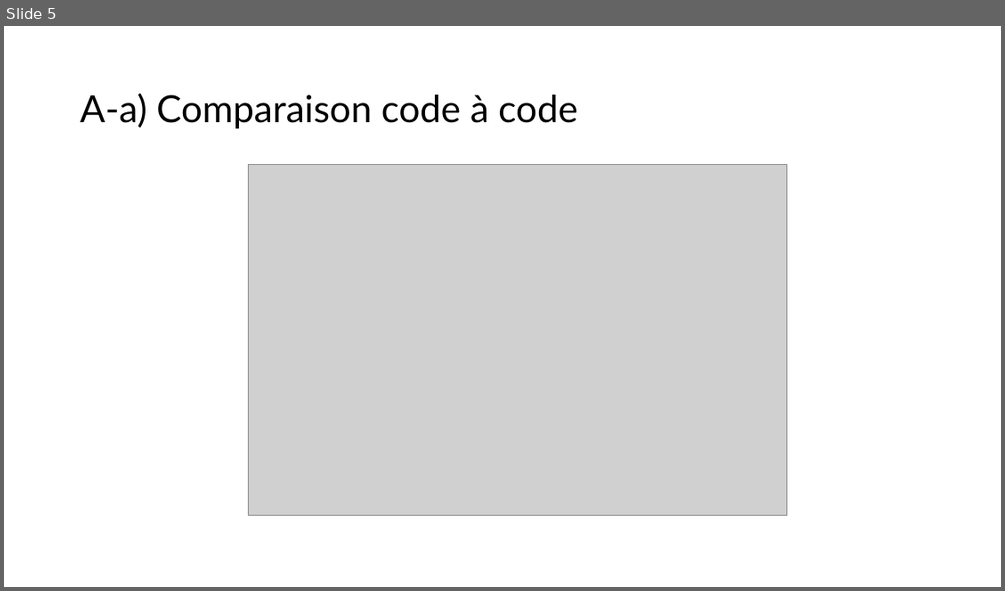
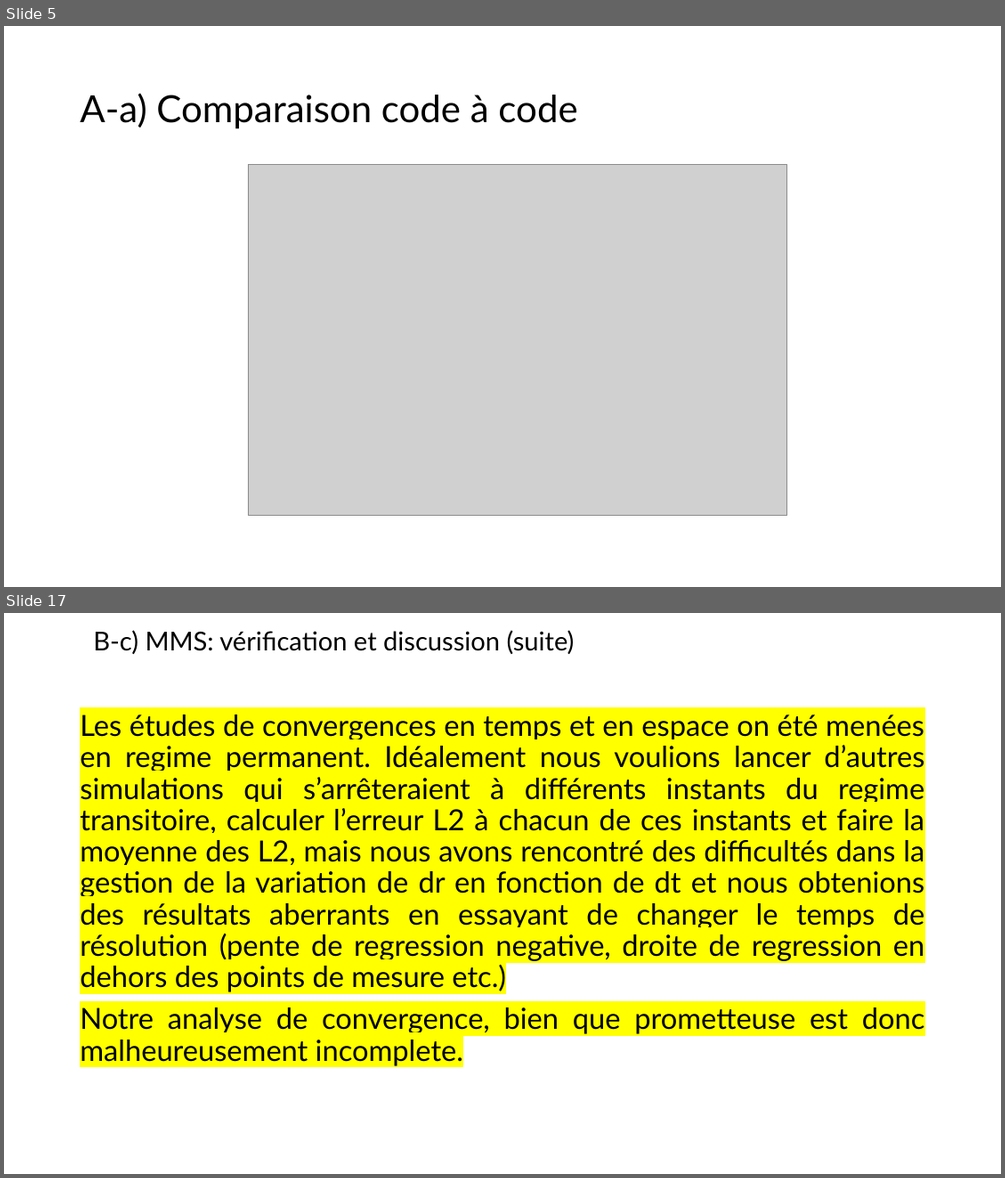
Before and after one commit to mehdibendaya/MEC8211DEV2, a slide deck: Devoir_2.pptx. Shown one above the other, each under a label of ours: slide 5 before the commit, slides 5 and 17 after it; the slides between them are not shown. The pictures are 1005x591 and 1005x1178 pixels, drawn with LibreOffice and Linux fonts; fonts in the diff are those of the drawing; grey boxes stand for pictures. Boxes give left, top, right and bottom in pixels: in the first picture for what was removed or moved away, otherwise in the second. Text is boxed around its words. In the diff, an @@ line names an element or a change of style, - is before the commit and + after.

```diff
--- a/Devoir_2.pptx
+++ b/Devoir_2.pptx
@@ slide 17 added at bbox=[4, 613, 1001, 1174], background #FFFFFF @@
@@ text added at bbox=[93, 630, 574, 654], 25 pt, text #000000 @@
+B-c) MMS: vérification et discussion (suite)
@@ text added at bbox=[80, 714, 925, 1066], 28 pt, text #000000 @@
+Les études de convergences en temps et en espace on été menées en regime permanent. Idéalement nous voulions lancer d’autres simulations qui s’arrêteraient à différents instants du regime transitoire, calculer l’erreur L2 à chacun de ces instants et faire la moyenne des L2, mais nous avons rencontré des difficultés dans la gestion de la variation de dr en fonction de dt et nous obtenions des résultats aberrants en essayant de changer le temps de résolution (pente de regression negative, droite de regression en dehors des points de mesure etc.)
+Notre analyse de convergence, bien que prometteuse est donc malheureusement incomplete.
```
Also in this commit, not shown: 9 slides changed, 2 other slides added, 1 slide removed.
